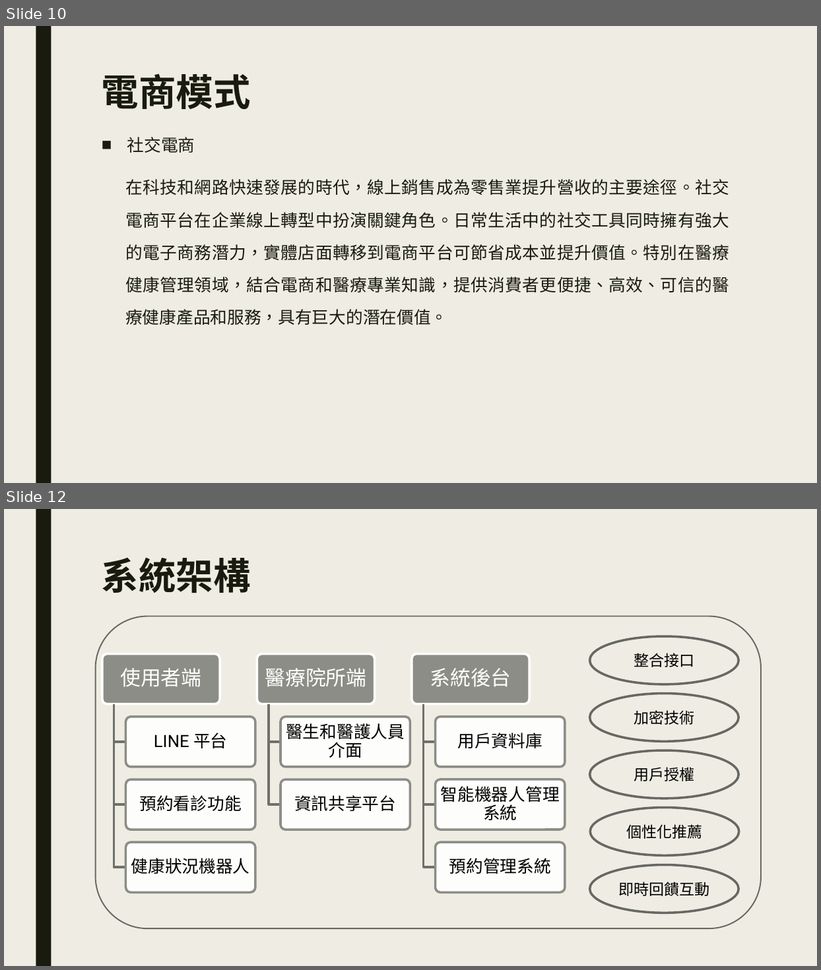
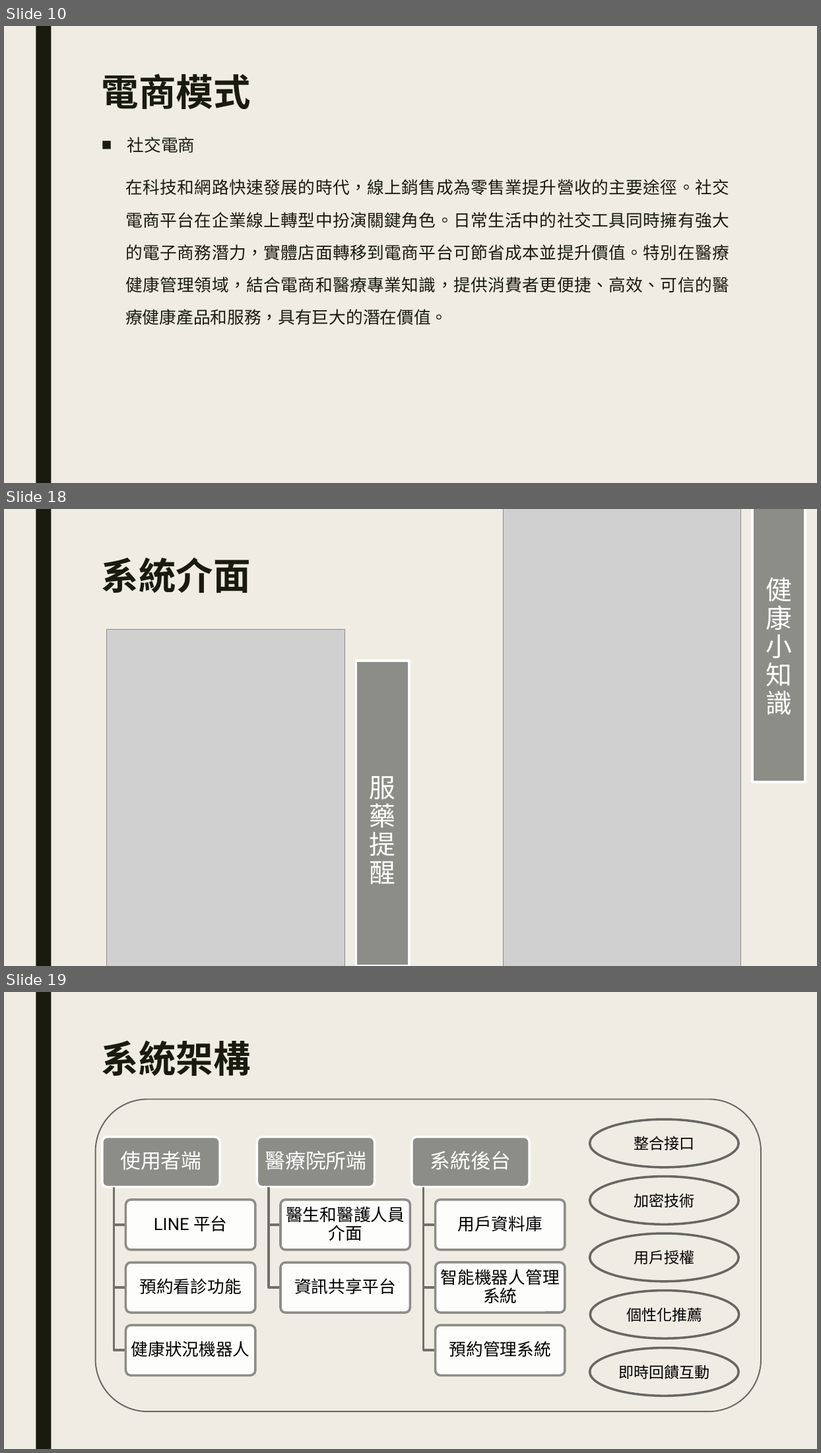
Before and after one commit to plum0411/e-commerce, a slide deck: LINE在電商領域能提出之新功能.pptx. Shown one above the other, each under a label of ours: slides 10 and 12 before the commit, slides 10, 18 and 19 after it; the slides between them are not shown. The pictures are 821x970 and 821x1453 pixels, drawn with LibreOffice and Linux fonts; fonts in the diff are those of the drawing; grey boxes stand for pictures. Boxes give left, top, right and bottom in pixels: in the first picture for what was removed or moved away, otherwise in the second. Text is boxed around its words. In the diff, an @@ line names an element or a change of style, - is before the commit and + after.

Commit message:
add PPT UI/fix word image bug

```diff
--- a/LINE在電商領域能提出之新功能.pptx
+++ b/LINE在電商領域能提出之新功能.pptx
@@ slide 18 added at (4, 509, 817, 966), background #EFEDE3; not listed: 1 template element that a slide beside it also shows @@
@@ picture added at (503, 509, 741, 966) @@
@@ rectangle added at (752, 509, 805, 783), fill #8C8D86, outline #FFFFFF 2.75 pt @@
@@ title added at (102, 557, 251, 593), 44 pt, text #191B0E, bold @@
+系統介面
@@ text added at (766, 578, 792, 715), 31 pt, text #FFFFFF @@
+健康小知識
@@ picture added at (106, 630, 345, 966) @@
@@ rectangle added at (356, 661, 409, 966), fill #8C8D86, outline #FFFFFF 2.75 pt @@
@@ text added at (370, 776, 396, 885), 31 pt, text #FFFFFF @@
+服藥提醒
@@ what was slide 12 is now slide 19 @@
```
Also in this commit, not shown: 1 slide changed, 6 other slides added, 1 other file.
